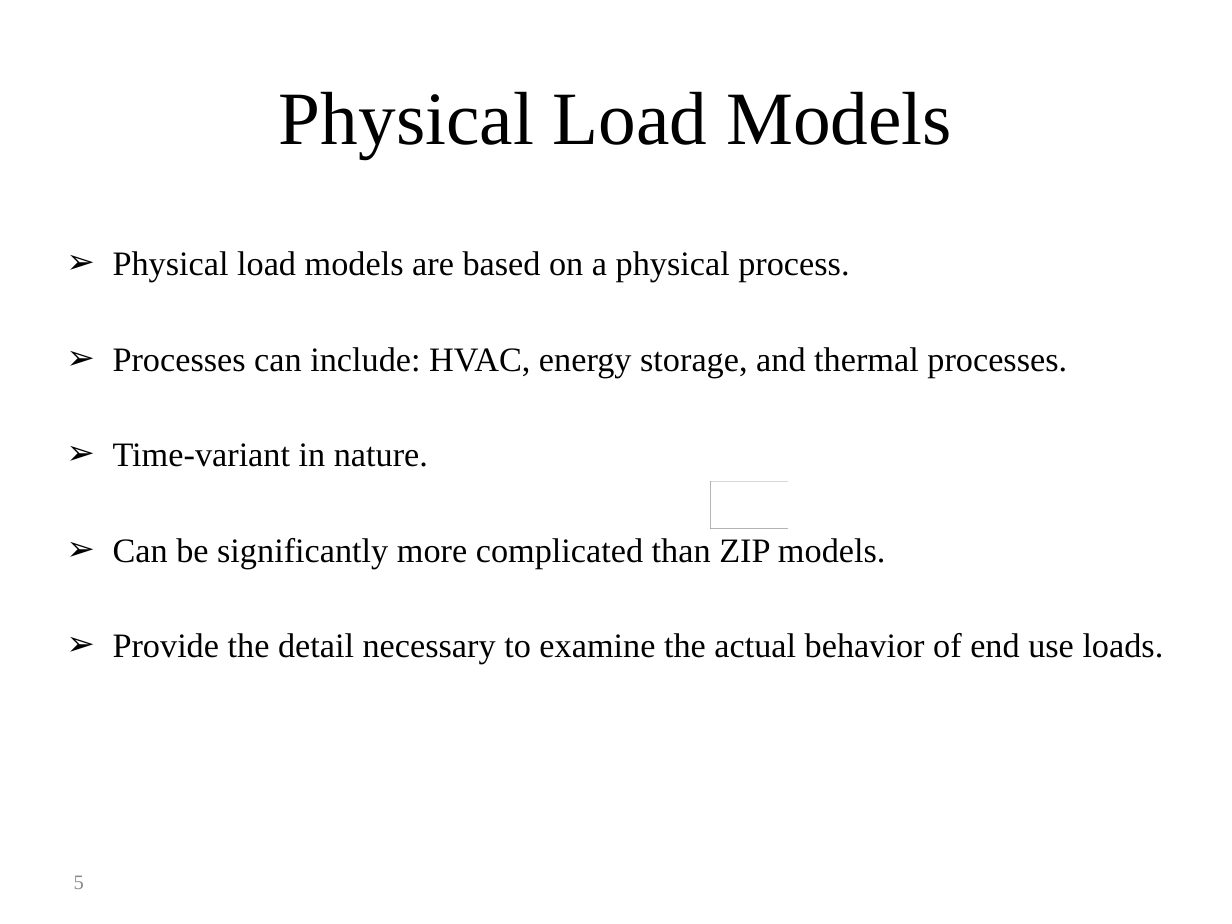
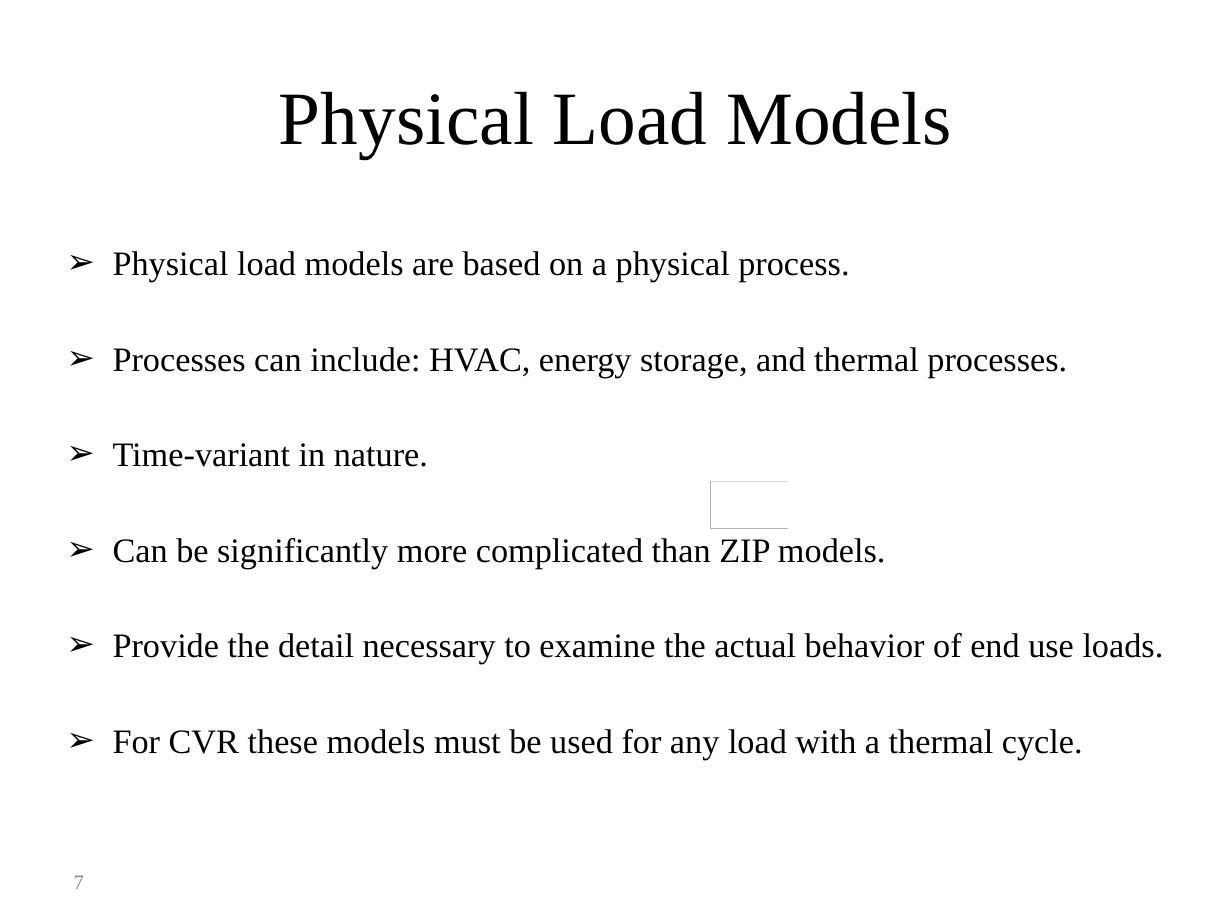
Before and after one commit to gridlab-d/course, a slide deck: slide 7 of Distribution_Analysis_Course/2.0 - CVR.ppt (slide 5 before the commit). Drawn at 1232x924 pixels with LibreOffice and Linux fonts; fonts in the diff are those of the drawing; grey boxes stand for pictures. Boxes give left, top, right and bottom in pixels: in the first picture for what was removed or moved away, otherwise in the second. Text is boxed around its words. In the diff, an @@ line names an element or a change of style, - is before the commit and + after.

```diff
--- a/Distribution_Analysis_Course/2.0 - CVR.ppt
+++ b/Distribution_Analysis_Course/2.0 - CVR.ppt
@@ text at <box>113,729,1083,760</box>: paragraph added @@
+➢ For CVR these models must be used for any load with a thermal cycle.
@@ page number at <box>74,875,84,889</box>: text changed @@
-5
+7
```
Also in this commit, not shown: 5 other slides changed, 3 slides added, 17 slides removed.
